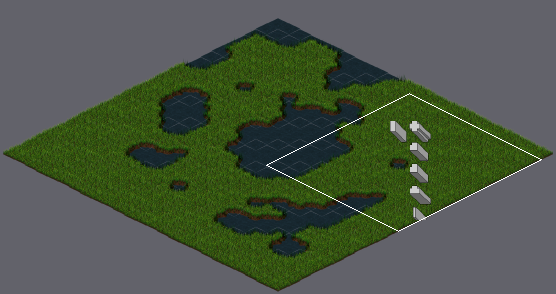
Tiled map -- Game/maps/iso.tmx. The picture above shows the old version from afar; the outline marks the close-up.
Close-up. First the earlier version:
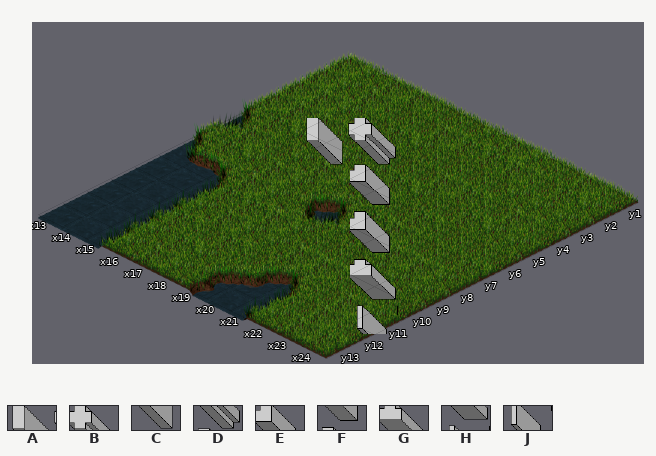
Cells are 64x32 px. Isometric: x runs down to the right, y down to the left. Shown: x 13..24, y 1..13.
Key: from "perspective_walls": A 1, B 2, C 4, D 5, E 8, F 11, G 14, H 17, J 20.
_ is an empty cell.
Layers that did not change in this view are not listed.
Layer "Capa de Patrones 2" before, first column x 13:
 1 ____________
 2 ____________
 3 ___B________
 4 __A_D_______
 5 ___C_E______
 6 ______F_____
 7 _______E____
 8 ________F___
 9 _________G__
10 __________H_
11 ___________J
12 ____________
13 ____________
After:
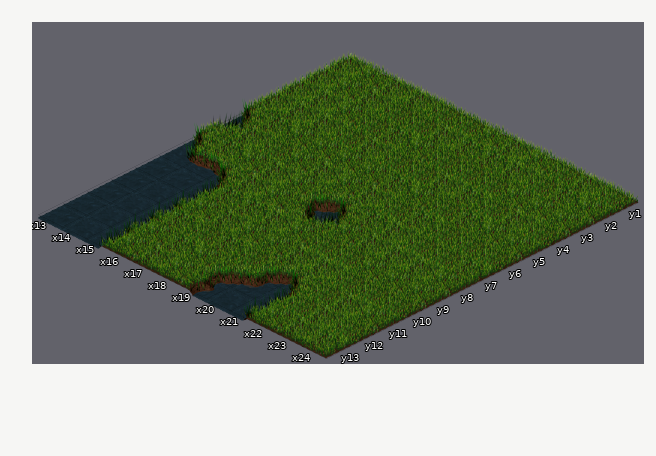
The exact change:
Layer "Capa de Patrones 2" (removed):
The edit erases tile A in row 4 at x 15.
The edit erases tile B in row 3 at x 16.
The edit erases tile C in row 5 at x 16.
The edit erases tile D in row 4 at x 17.
The edit erases tile E in row 5 at x 18; in row 7 at x 20.
The edit erases tile F in row 6 at x 19; in row 8 at x 21.
The edit erases tile G in row 9 at x 22.
The edit erases tile H in row 10 at x 23.
The edit erases tile J in row 11 at x 24.
Pixel boxes of the changes (left, top, right, bottom) in both close-ups:
removed: (306, 118, 398, 334)
